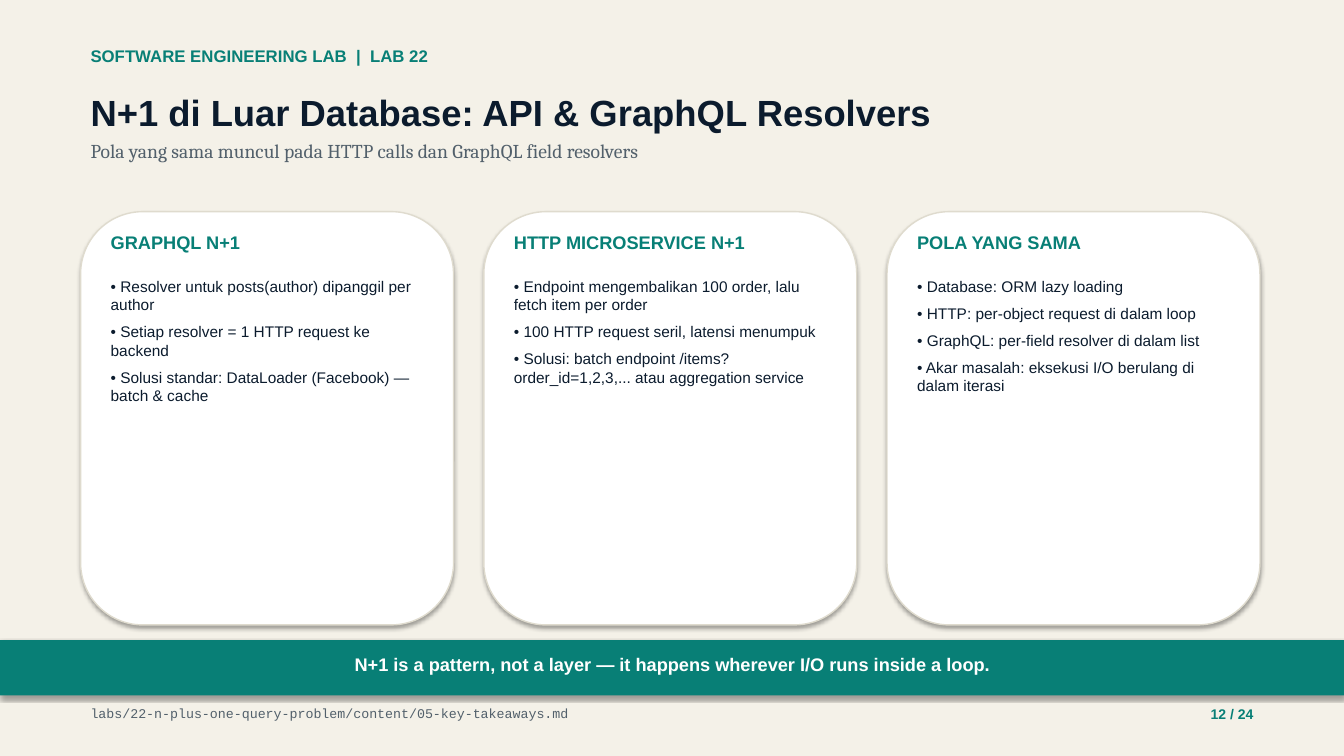
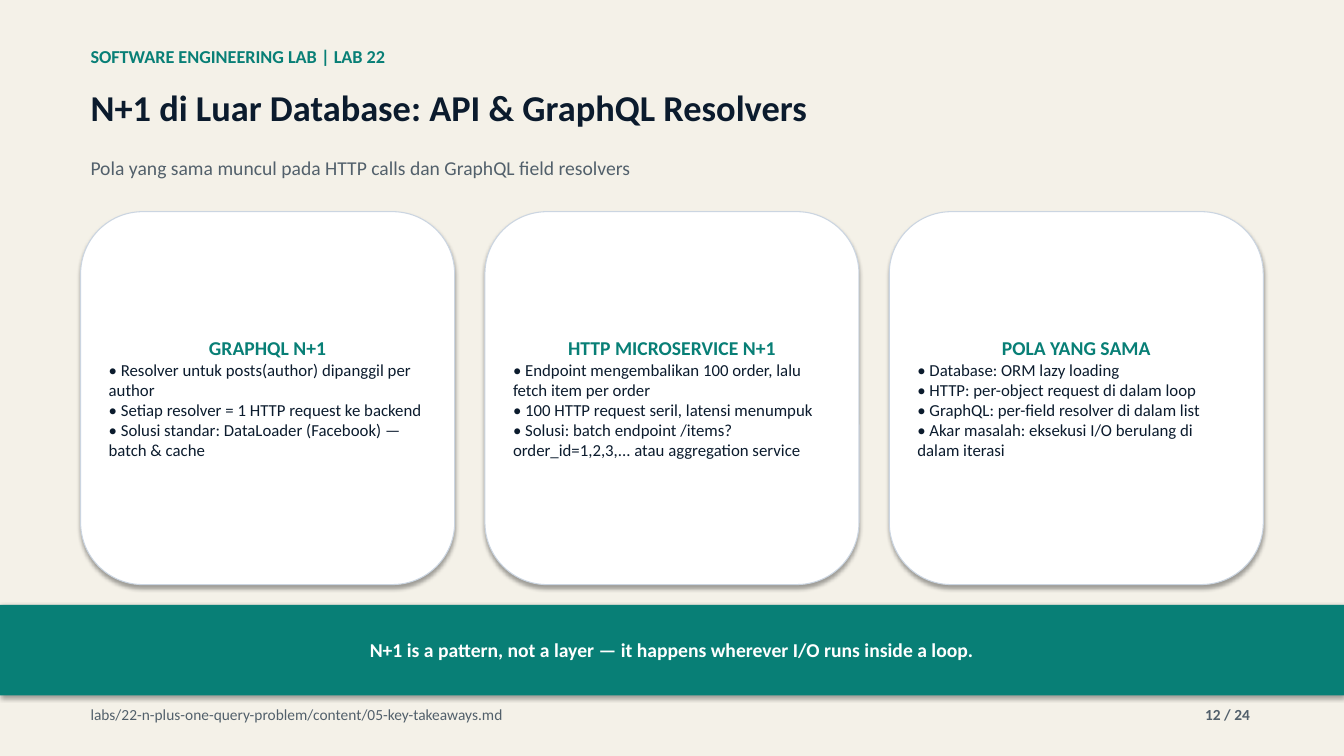
Before and after one commit to lukman-ss/software-engineering-lab, a slide deck: slide 12 of labs/22-n-plus-one-query-problem/result/linkedin/lab-22-n-plus-one-query-problem-carousel.pptx. Drawn at 1344x756 pixels with LibreOffice and Linux fonts; fonts in the diff are those of the drawing. Boxes give left, top, right and bottom in pixels: in the first picture for what was removed or moved away, otherwise in the second. Text is boxed around its words. In the diff, an @@ line names an element or a change of style, - is before the commit and + after.

Commit message:
feat(22-n-plus-one-query-problem): save and integrate content_def.py publication builder

```diff
--- a/labs/22-n-plus-one-query-problem/result/linkedin/lab-22-n-plus-one-query-problem-carousel.pptx
+++ b/labs/22-n-plus-one-query-problem/result/linkedin/lab-22-n-plus-one-query-problem-carousel.pptx
@@ text "SOFTWARE ENGINEERING LAB | LAB ..." at bbox=[91, 51, 385, 63]: size 12 to 13 pt, font Arial to Calibri @@
@@ text "N+1 di Luar Database: API ..." at bbox=[91, 95, 806, 127]: font Arial to Calibri @@
@@ text at bbox=[91, 144, 638, 162]: paragraph removed @@
-Pola yang sama muncul pada HTTP calls dan GraphQL field resolvers
@@ text added at bbox=[91, 161, 630, 179], 14 pt, text #52606B @@
+Pola yang sama muncul pada HTTP calls dan GraphQL field resolvers
@@ vertical alignment top to middle; fill none to #FFFFFF; outline none to #CBD5E1 0.75 pt; shadow on in 3 elements at bbox=[889, 212, 1263, 585], bbox=[485, 212, 859, 585], bbox=[81, 212, 455, 585] @@
@@ rounded rectangle "GRAPHQL N+1": place and size @@
-rounded rectangle "GRAPHQL N+1" at bbox=[111, 281, 411, 401]
+rounded rectangle "GRAPHQL N+1" at bbox=[81, 212, 455, 585]
@@ rounded rectangle removed at bbox=[81, 212, 454, 625] @@
@@ text removed at bbox=[111, 236, 240, 253] @@
-GRAPHQL N+1
@@ rounded rectangle removed at bbox=[484, 212, 857, 625] @@
@@ rounded rectangle "HTTP MICROSERVICE N+1": place and size @@
-rounded rectangle "HTTP MICROSERVICE N+1" at bbox=[514, 281, 815, 386]
+rounded rectangle "HTTP MICROSERVICE N+1" at bbox=[485, 212, 859, 585]
@@ text removed at bbox=[514, 236, 745, 249] @@
-HTTP MICROSERVICE N+1
@@ rounded rectangle removed at bbox=[887, 212, 1260, 625] @@
@@ rounded rectangle "POLA YANG SAMA": place and size @@
-rounded rectangle "POLA YANG SAMA" at bbox=[917, 281, 1199, 391]
+rounded rectangle "POLA YANG SAMA" at bbox=[889, 212, 1263, 585]
@@ text removed at bbox=[917, 236, 1081, 249] @@
-POLA YANG SAMA
@@ text in rounded rectangle at bbox=[209, 342, 326, 358]: paragraph added @@
+GRAPHQL N+1
@@ text in rounded rectangle at bbox=[568, 342, 776, 355]: paragraph added @@
+HTTP MICROSERVICE N+1
@@ text in rounded rectangle at bbox=[1002, 342, 1150, 355]: paragraph added @@
+POLA YANG SAMA
@@ text in rounded rectangle at bbox=[109, 364, 421, 456]: size 11 to 12 pt, font Arial to Calibri; less space between paragraphs @@
@@ text in rounded rectangle at bbox=[513, 364, 812, 459]: size 11 to 12 pt, font Arial to Calibri in "• Endpoint mengembalikan 100 order, lalu fetch ...", "• 100 HTTP request seril, latensi menumpuk", "• Solusi: batch endpoint /items?order_id=1,2,3,... atau aggr ..."; less space between paragraphs @@
@@ text in rounded rectangle at bbox=[917, 364, 1200, 456]: size 11 to 12 pt, font Arial to Calibri; less space between paragraphs @@
@@ rectangle "N+1 is a pattern, not ...": place and size @@
-rectangle "N+1 is a pattern, not ..." at bbox=[355, 657, 989, 675]
+rectangle "N+1 is a pattern, not ..." at bbox=[0, 605, 1344, 696]
@@ rectangle "N+1 is a pattern, not ..." at bbox=[0, 605, 1344, 696]: size 13 to 14 pt, font Arial to Calibri; vertical alignment top to middle; fill none to #087F76; shadow on @@
@@ rectangle removed at bbox=[0, 640, 1344, 696] @@
@@ text "labs/22-n-plus-one-query-problem/content/05-key-takeaways.md" at bbox=[91, 709, 503, 723]: size 9.5 to 11 pt, font Courier New to Calibri @@
@@ text "12 / 24" at bbox=[1205, 710, 1250, 720]: size 10 to 11 pt, font Arial to Calibri, text colour #087F76 to #52606B @@
```
Also in this commit, not shown: 23 other slides changed, 4 other files.
